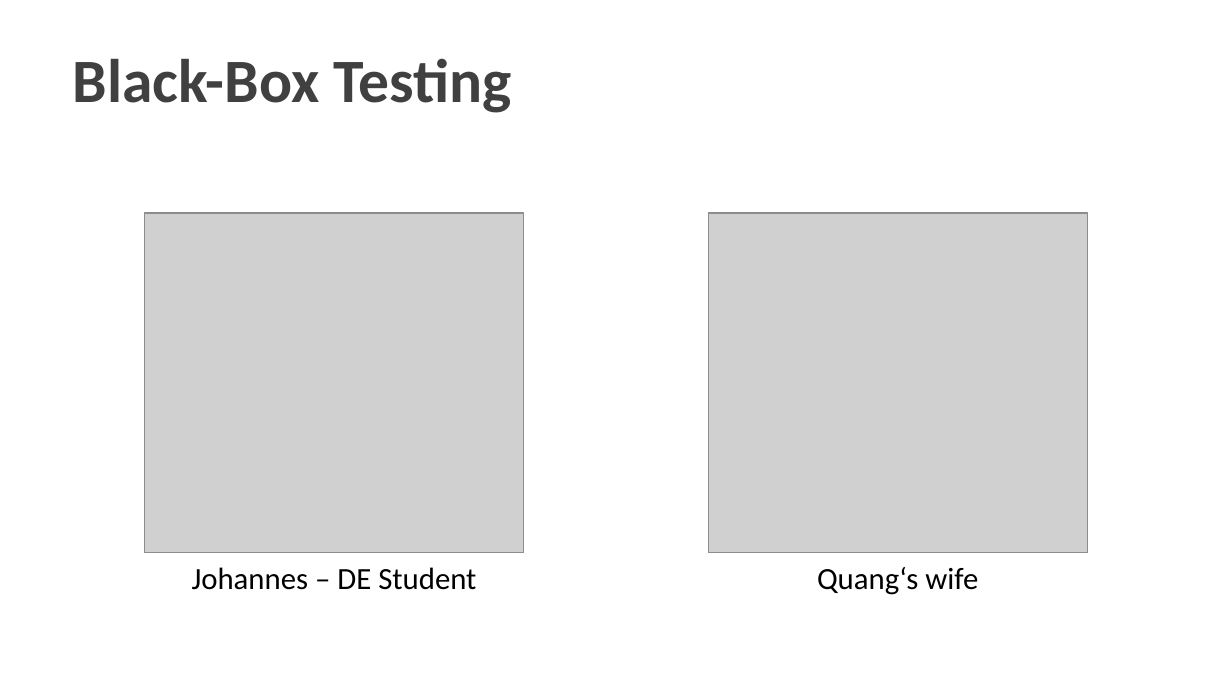
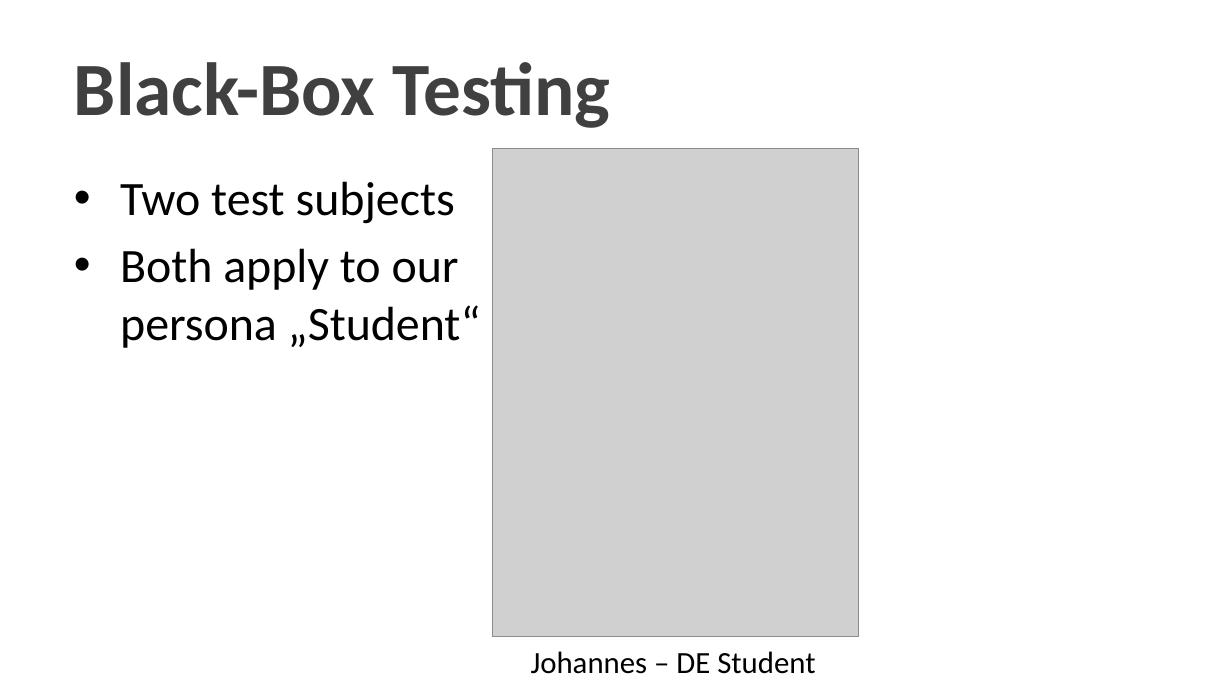
Before and after one commit to Dean161/Timebox, a slide deck: slide 6 of Publishments/03_Presentations/CurryWurst_TestCaseDesign.pptx (slide 7 before the commit). Drawn at 1232x693 pixels with LibreOffice and Linux fonts; fonts in the diff are those of the drawing; grey boxes stand for pictures; background and template pictures are left out. Boxes give left, top, right and bottom in pixels: in the first picture for what was removed or moved away, otherwise in the second. Text is boxed around its words. In the diff, an @@ line names an element or a change of style, - is before the commit and + after.

Commit message:
presentation

```diff
--- a/Publishments/03_Presentations/CurryWurst_TestCaseDesign.pptx
+++ b/Publishments/03_Presentations/CurryWurst_TestCaseDesign.pptx
@@ title "Black-Box Testing" at <box>74,62,610,128</box>: size 36 to 44 pt @@
@@ picture added at <box>492,148,858,636</box> @@
@@ text added at <box>120,181,481,348</box>, 28 pt, text #000000 @@
+• Two test subjects
+• Both apply to our persona „Student“
@@ picture removed at <box>144,213,524,552</box> @@
@@ picture removed at <box>708,213,1088,552</box> @@
@@ text removed at <box>817,567,978,595</box> @@
-Quang‘s wife
@@ text "Johannes – DE Student": place and size @@
-text "Johannes – DE Student" at <box>192,567,476,590</box>
+text "Johannes – DE Student" at <box>531,651,815,674</box>
@@ text "Johannes – DE Student" at <box>531,651,815,674</box>: alignment centre to left @@
```
Also in this commit, not shown: 1 other slide changed, 4 slides added, 6 slides removed, 11 other files.
